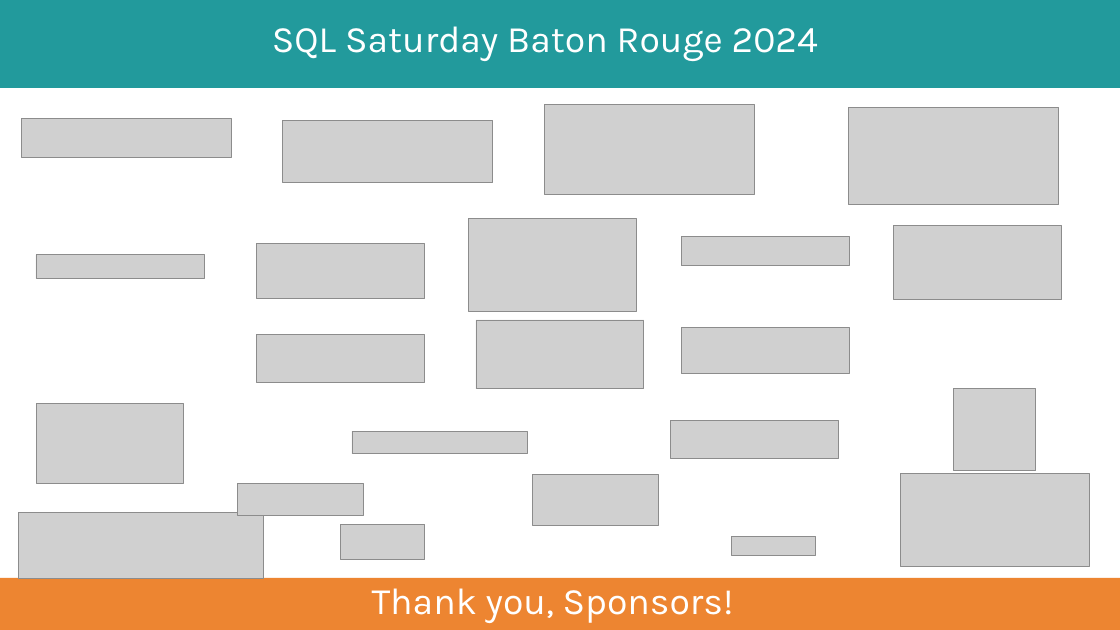
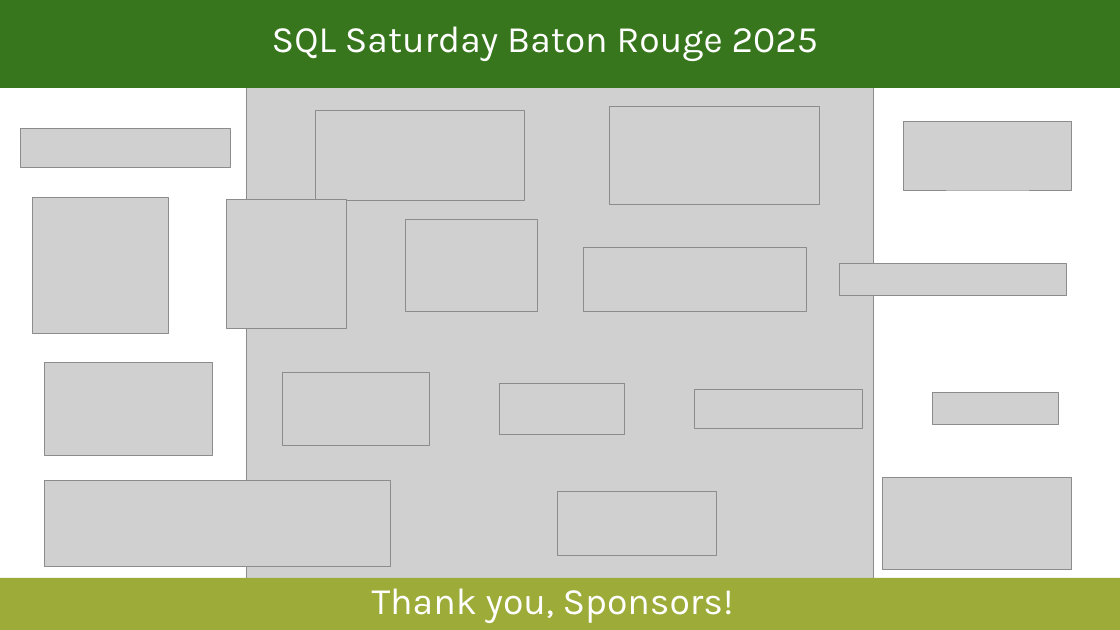
Before and after one commit to KennyNeal/SQL-Saturday-2025, a slide deck: slide 2 of assets/documents/SQLSatBR Sponsor Slides - 2025.pptx. Drawn at 1120x630 pixels with LibreOffice and Linux fonts; fonts in the diff are those of the drawing; grey boxes stand for pictures. Boxes give left, top, right and bottom in pixels: in the first picture for what was removed or moved away, otherwise in the second. Text is boxed around its words. In the diff, an @@ line names an element or a change of style, - is before the commit and + after.

```diff
--- a/assets/documents/SQLSatBR Sponsor Slides - 2025.pptx
+++ b/assets/documents/SQLSatBR Sponsor Slides - 2025.pptx
@@ rectangle at [0, 0, 1120, 88]: fill #229A9C to #38761D @@
@@ text at [272, 26, 818, 61]: text changed @@
-SQL Saturday Baton Rouge 2024
+SQL Saturday Baton Rouge 2025
@@ picture added at [247, 64, 874, 607] @@
@@ picture: place and size @@
-picture at [544, 105, 755, 195]
+picture at [315, 111, 525, 201]
@@ picture: place and size @@
-picture at [849, 108, 1059, 205]
+picture at [610, 107, 820, 204]
@@ picture: place and size @@
-picture at [21, 118, 231, 157]
+picture at [20, 129, 230, 167]
@@ picture removed at [283, 120, 493, 182] @@
@@ picture: place and size @@
-picture at [476, 320, 644, 389]
+picture at [904, 121, 1072, 190]
@@ picture added at [33, 197, 168, 333] @@
@@ picture added at [227, 199, 347, 329] @@
@@ picture added at [406, 219, 537, 311] @@
@@ picture removed at [681, 236, 849, 266] @@
@@ picture removed at [894, 225, 1062, 299] @@
@@ picture removed at [257, 244, 425, 298] @@
@@ picture: place and size @@
-picture at [257, 334, 425, 382]
+picture at [583, 248, 807, 312]
@@ picture: place and size @@
-picture at [36, 255, 204, 278]
+picture at [840, 264, 1067, 296]
@@ picture removed at [681, 328, 849, 374] @@
@@ picture: place and size @@
-picture at [469, 218, 637, 311]
+picture at [45, 362, 213, 455]
@@ picture added at [282, 372, 429, 446] @@
@@ picture: place and size @@
-picture at [533, 475, 659, 525]
+picture at [499, 384, 625, 434]
@@ picture removed at [954, 389, 1036, 471] @@
@@ picture removed at [36, 403, 183, 483] @@
@@ picture: place and size @@
-picture at [670, 420, 839, 459]
+picture at [695, 390, 863, 429]
@@ picture: place and size @@
-picture at [238, 484, 364, 516]
+picture at [933, 393, 1059, 425]
@@ picture removed at [352, 431, 527, 454] @@
@@ picture: place and size @@
-picture at [901, 474, 1090, 566]
+picture at [883, 477, 1072, 570]
@@ picture added at [45, 481, 391, 566] @@
@@ picture added at [557, 492, 717, 555] @@
@@ picture removed at [18, 513, 264, 578] @@
@@ picture removed at [341, 524, 425, 560] @@
@@ picture removed at [732, 536, 816, 555] @@
@@ rectangle at [0, 578, 1120, 630]: fill #ED8531 to #9DAB39 @@
```
Also in this commit, not shown: 1 other slide changed, 1 slide added.
